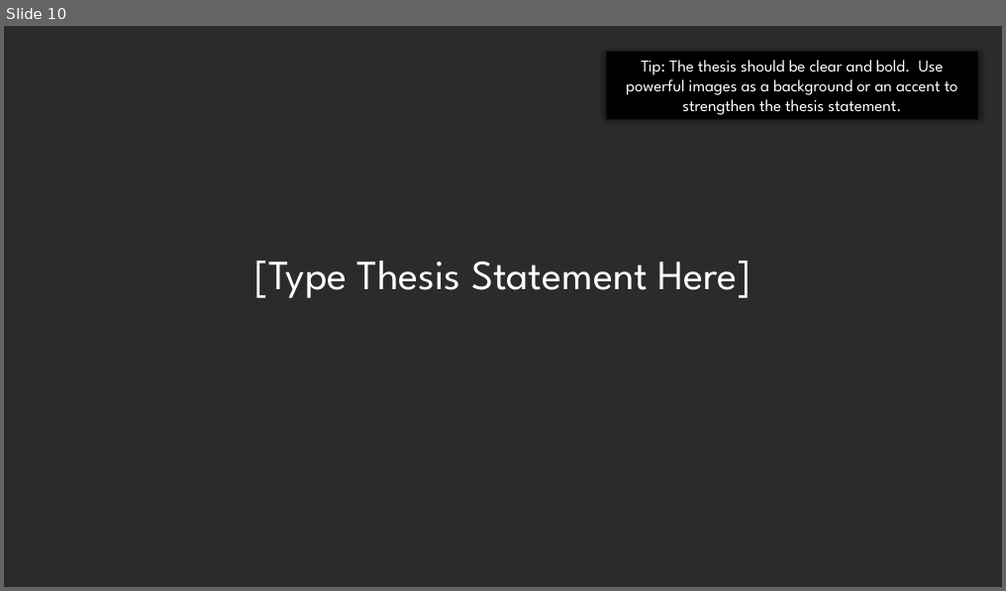
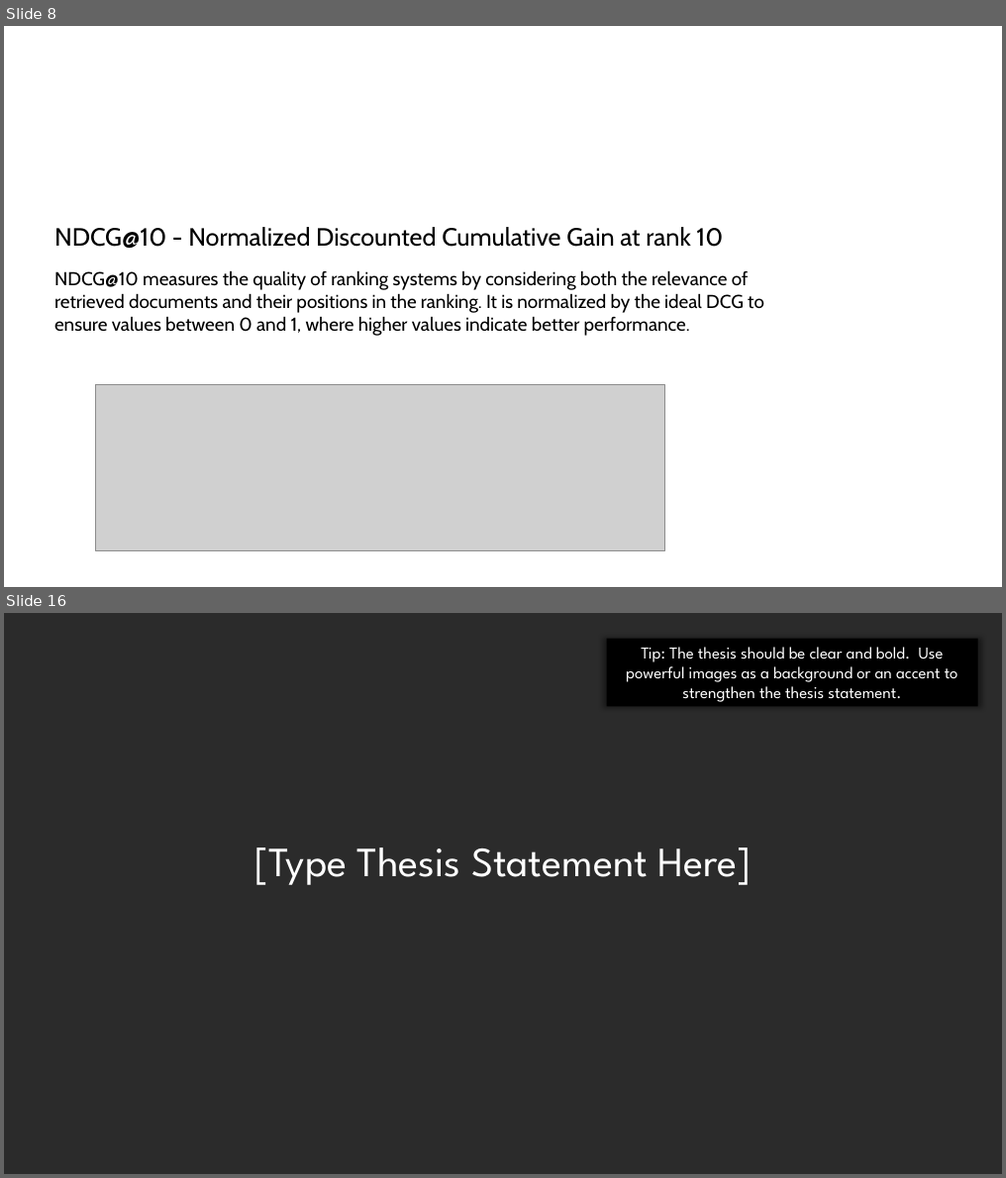
Before and after one commit to skfrost19/cross-encoder-modal, a slide deck: cross_encoder/thesis/Thesis_presentation.pptx. Shown one above the other, each under a label of ours: slide 10 before the commit, slides 8 and 16 after it; the slides between them are not shown. The pictures are 1006x591 and 1006x1178 pixels, drawn with LibreOffice and Linux fonts; fonts in the diff are those of the drawing; grey boxes stand for pictures; background and template pictures are left out; a plain dark background stands for a picture behind light text. Boxes give left, top, right and bottom in pixels: in the first picture for what was removed or moved away, otherwise in the second. Text is boxed around its words. In the diff, an @@ line names an element or a change of style, - is before the commit and + after.

```diff
--- a/cross_encoder/thesis/Thesis_presentation.pptx
+++ b/cross_encoder/thesis/Thesis_presentation.pptx
@@ slide 8 added at <box>4,26,1002,587</box>, background #FFFFFF @@
@@ title added at <box>70,63,936,142</box>, 40 pt, text #FFFFFF @@
+Evaluation Metrices
@@ text added at <box>54,227,723,248</box>, 24 pt, text #000000 @@
+NDCG@10 - Normalized Discounted Cumulative Gain at rank 10
@@ text added at <box>54,271,764,336</box>, 18 pt, text #000000 @@
+NDCG@10 measures the quality of ranking systems by considering both the relevance of retrieved documents and their positions in the ranking. It is normalized by the ideal DCG to ensure values between 0 and 1, where higher values indicate better performance.
@@ picture added at <box>95,384,665,551</box> @@
@@ what was slide 10 is now slide 16 @@
```
Also in this commit, not shown: 5 slides changed, 6 other slides added, 2 slides removed.
